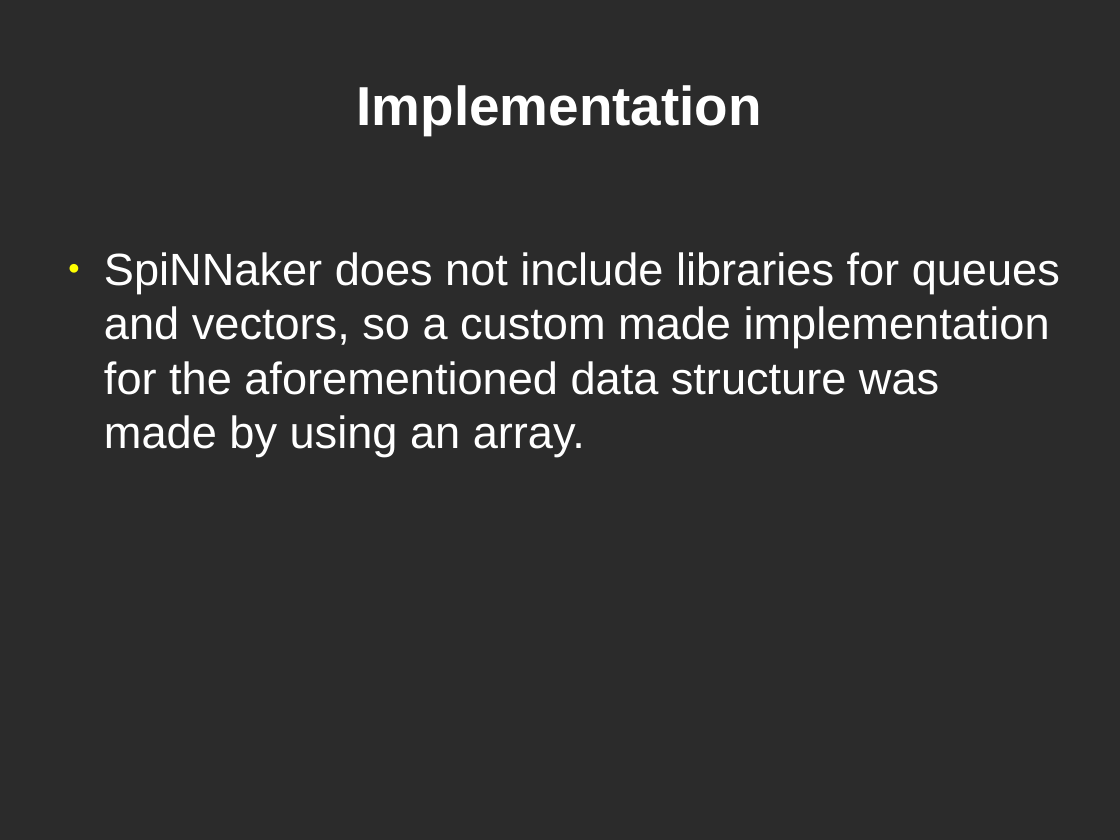
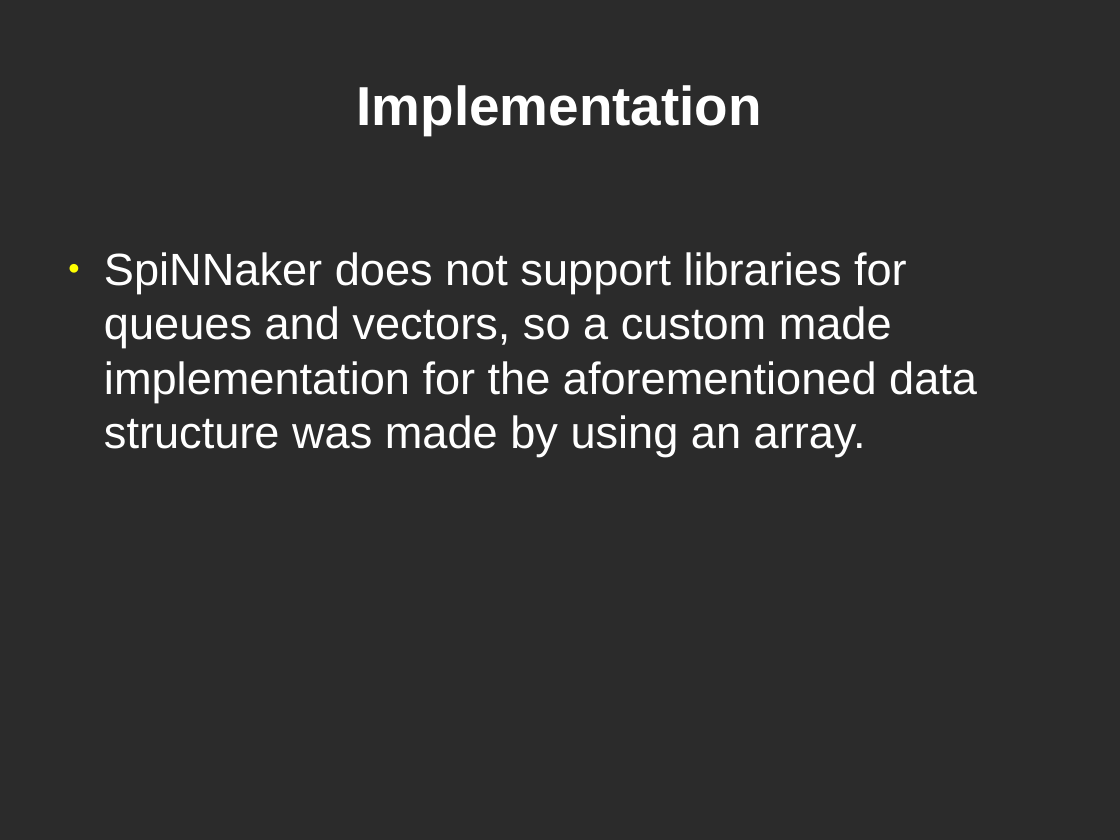
Before and after one commit to Alex-Oiko/3rd-Year-Project, a slide deck: slide 9 of Deliverables/Project Viva/viva_presentation.odp. Drawn at 1120x840 pixels with LibreOffice and Linux fonts; fonts in the diff are those of the drawing; background and template pictures are left out; a plain dark background stands for a picture behind light text. Boxes give left, top, right and bottom in pixels: in the first picture for what was removed or moved away, otherwise in the second. Text is boxed around its words. In the diff, an @@ line names an element or a change of style, - is before the commit and + after.

```diff
--- a/Deliverables/Project Viva/viva_presentation.odp
+++ b/Deliverables/Project Viva/viva_presentation.odp
@@ text at <box>104,252,977,456</box>: text changed @@
-● SpiNNaker does not include libraries for queues and vectors, so a custom made implementation for the aforementioned data structure was made by using an array.
+● SpiNNaker does not support libraries for queues and vectors, so a custom made implementation for the aforementioned data structure was made by using an array.
```
Also in this commit, not shown: 5 other slides changed.
